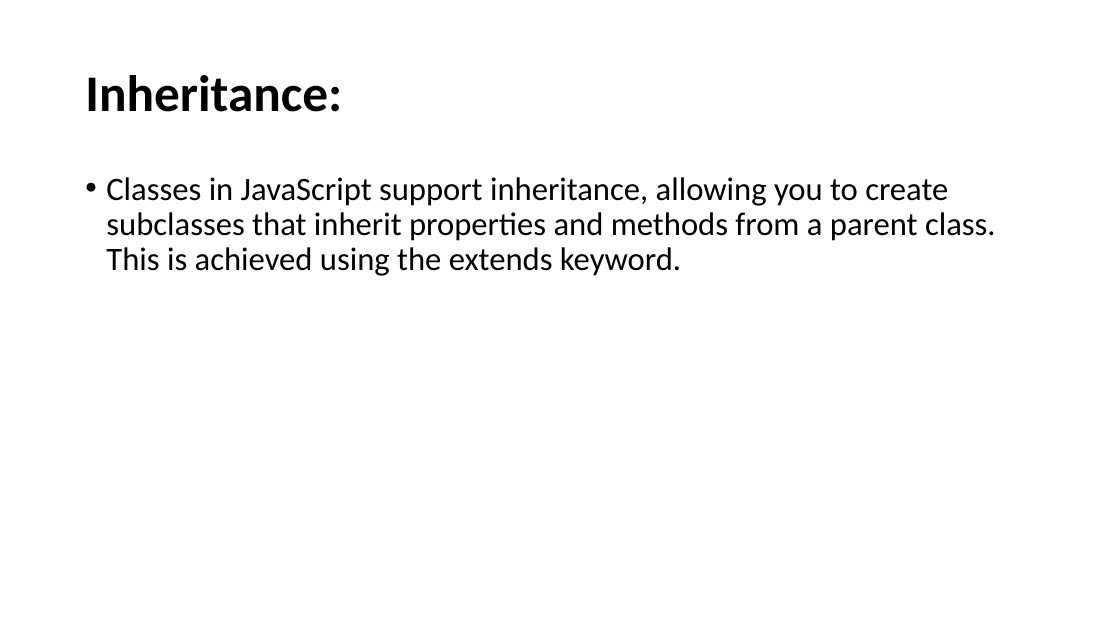
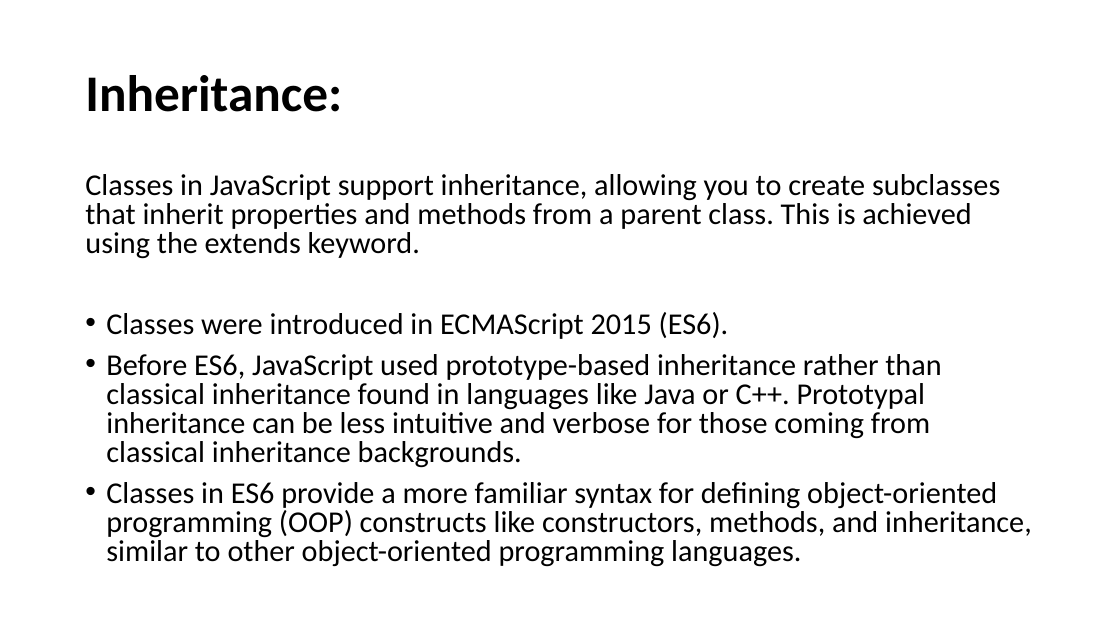
Before and after one commit to SethLK/JavaScript-Wizard-Course-for-Beginners, a slide deck: slide 57 of JavaScript Master Course for Beginners.pptx (slide 56 before the commit). Drawn at 1120x630 pixels with LibreOffice and Linux fonts; fonts in the diff are those of the drawing. Boxes give left, top, right and bottom in pixels: in the first picture for what was removed or moved away, otherwise in the second. Text is boxed around its words. In the diff, an @@ line names an element or a change of style, - is before the commit and + after.

Commit message:
PPTX done

```diff
--- a/JavaScript Master Course for Beginners.pptx
+++ b/JavaScript Master Course for Beginners.pptx
@@ text at <box>85,174,1000,259</box>: size 28 to 25.9 pt in "Classes in JavaScript support inheritance, allowing you ..."; bullet • to none; line spacing 0.9 to 0.8 @@
@@ text at <box>106,312,1032,567</box>: paragraphs added @@
+• Classes were introduced in ECMAScript 2015 (ES6).
+• Before ES6, JavaScript used prototype-based inheritance rather than classical inheritance found in languages like Java or C++. Prototypal inheritance can be less intuitive and verbose for those coming from classical inheritance backgrounds.
+• Classes in ES6 provide a more familiar syntax for defining object-oriented programming (OOP) constructs like constructors, methods, and inheritance, similar to other object-oriented programming languages.
```
Also in this commit, not shown: 8 other slides changed, 15 slides added.
